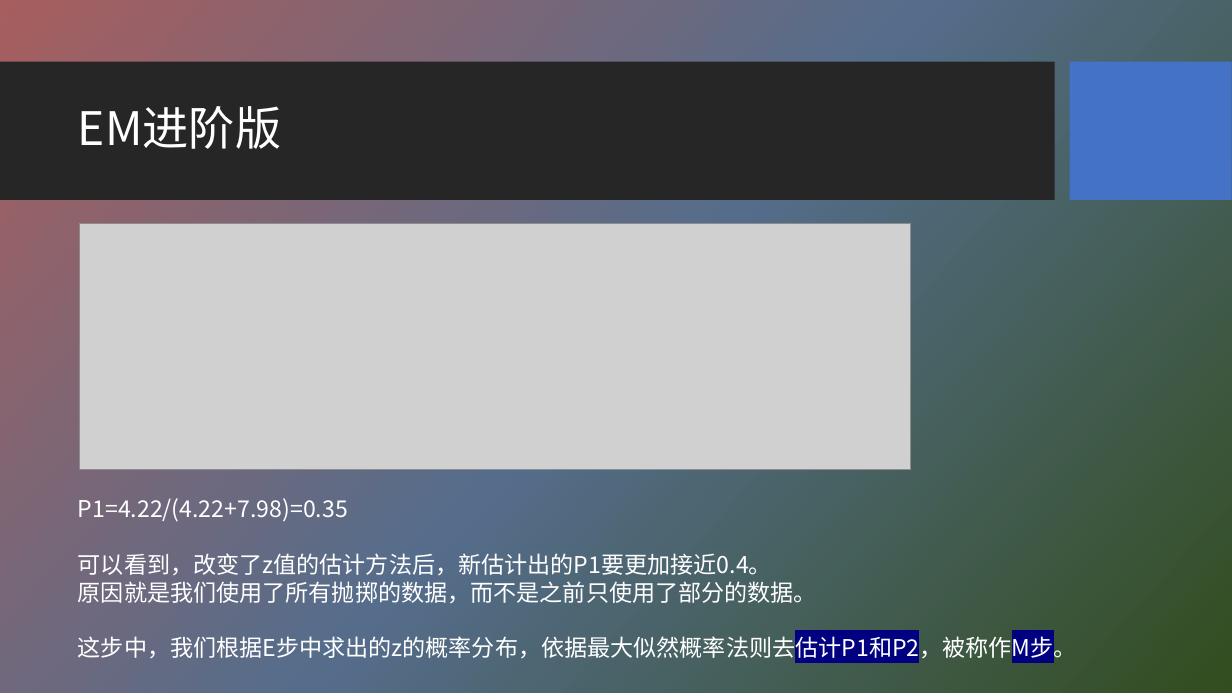
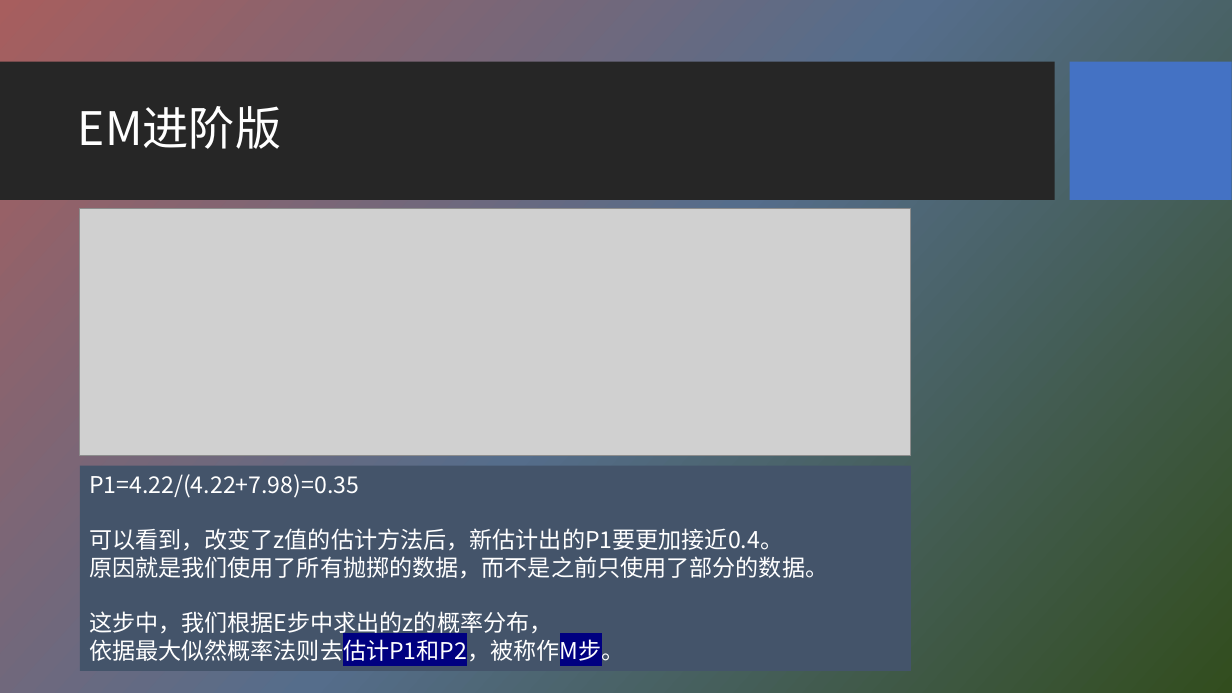
Before and after one commit to HBU/NLP_PPT, a slide deck: slide 33 of PPT-2020/ch04 隐马尔科夫模型.pptx. Drawn at 1232x693 pixels with LibreOffice and Linux fonts; fonts in the diff are those of the drawing; grey boxes stand for pictures; background and template pictures are left out. Boxes give left, top, right and bottom in pixels: in the first picture for what was removed or moved away, otherwise in the second. Text is boxed around its words. In the diff, an @@ line names an element or a change of style, - is before the commit and + after.

```diff
--- a/PPT-2020/ch04 隐马尔科夫模型.pptx
+++ b/PPT-2020/ch04 隐马尔科夫模型.pptx
@@ picture: place and size @@
-picture at <box>80,224,911,470</box>
+picture at <box>80,209,911,456</box>
@@ rectangle "P1=4.22/(4.22+7.98)=0.35": place and size @@
-rectangle "P1=4.22/(4.22+7.98)=0.35" at <box>78,498,1077,662</box>
+rectangle "P1=4.22/(4.22+7.98)=0.35" at <box>80,466,911,671</box>
@@ rectangle "P1=4.22/(4.22+7.98)=0.35" at <box>80,466,911,671</box>: fill none to #44546A @@
@@ text in rectangle at <box>89,611,625,665</box>: text changed @@
-这步中，我们根据E步中求出的z的概率分布，依据最大似然概率法则去估计P1和P2，被称作M步。
+这步中，我们根据E步中求出的z的概率分布，
+依据最大似然概率法则去估计P1和P2，被称作M步。
```
Also in this commit, not shown: 19 other slides changed.
